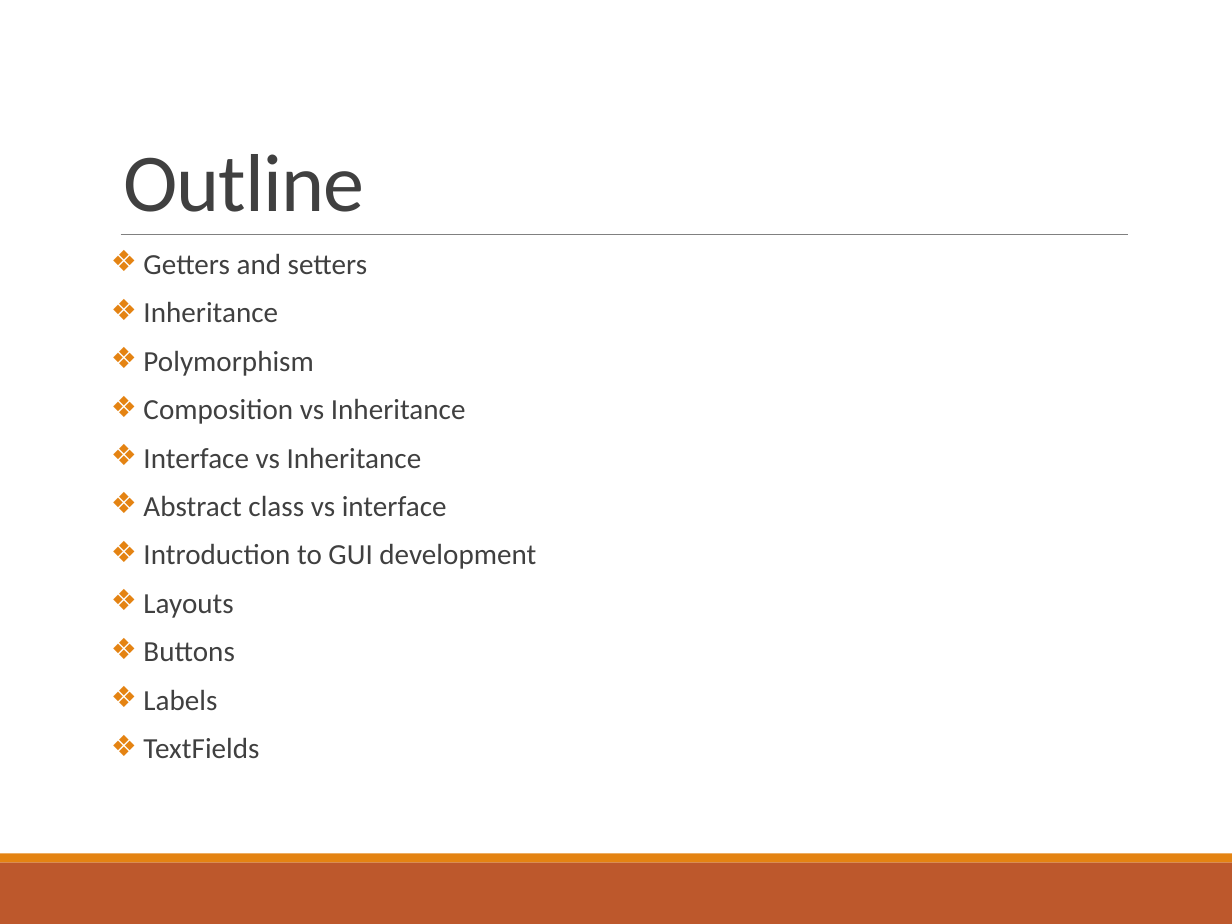
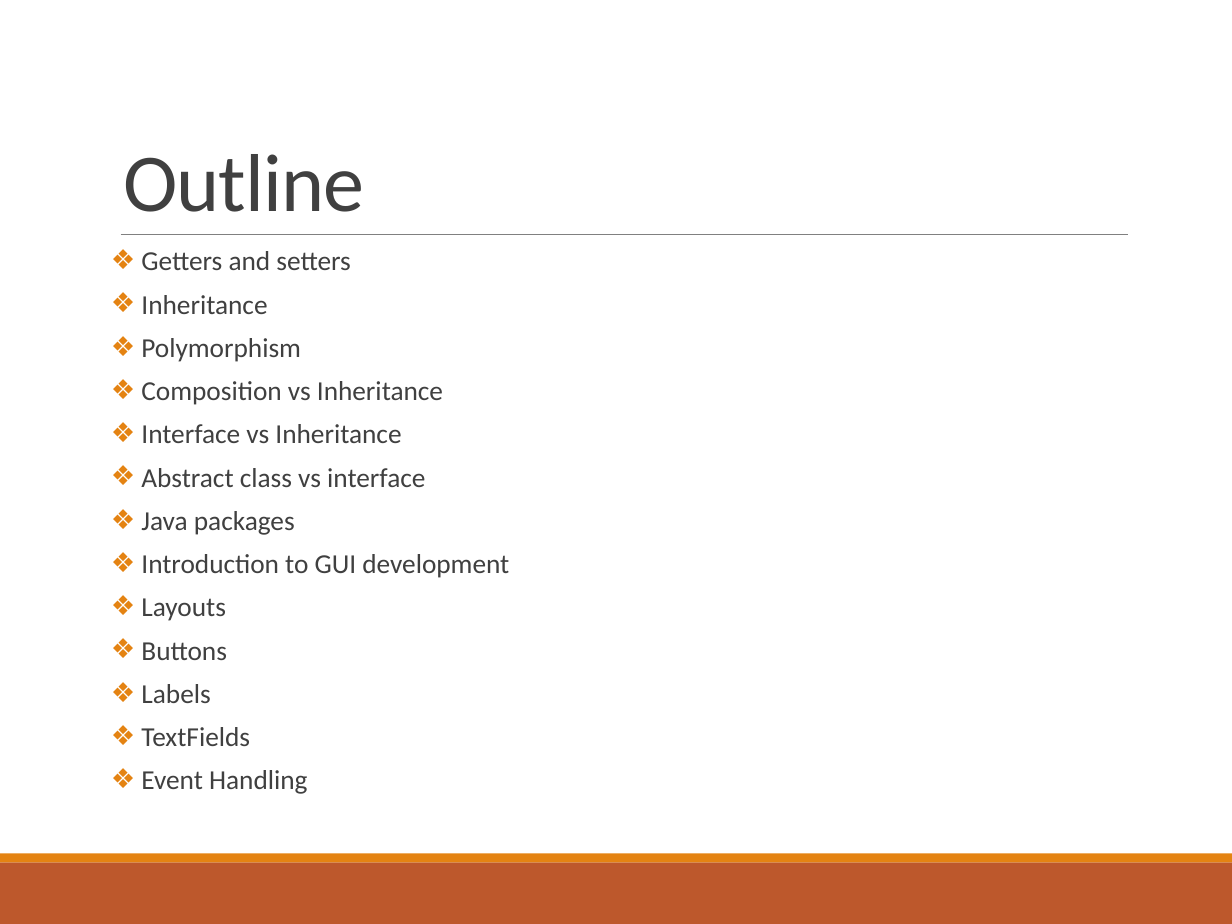
Before and after one commit to deeperj/dillinger, a slide deck: slide 2 of thesis/ukapp2/wqu_isc/sofware_design/Lesson 4 - Java.pptx. Drawn at 1232x924 pixels with LibreOffice and Linux fonts; fonts in the diff are those of the drawing. Boxes give left, top, right and bottom in pixels: in the first picture for what was removed or moved away, otherwise in the second. Text is boxed around its words. In the diff, an @@ line names an element or a change of style, - is before the commit and + after.

Commit message:
java03

```diff
--- a/thesis/ukapp2/wqu_isc/sofware_design/Lesson 4 - Java.pptx
+++ b/thesis/ukapp2/wqu_isc/sofware_design/Lesson 4 - Java.pptx
@@ text at (141, 251, 509, 746): size 17 to 16 pt in "Getters and setters", "Inheritance", "Polymorphism", "Composition vs Inheritance" and 7 more places; line spacing 0.7 to 0.9; less space between paragraphs @@
@@ text at (141, 511, 295, 535): paragraph added @@
+❖ Java packages
@@ text at (141, 770, 307, 794): paragraph added @@
+❖ Event Handling
```
Also in this commit, not shown: 1 other slide changed, 3 other files.
